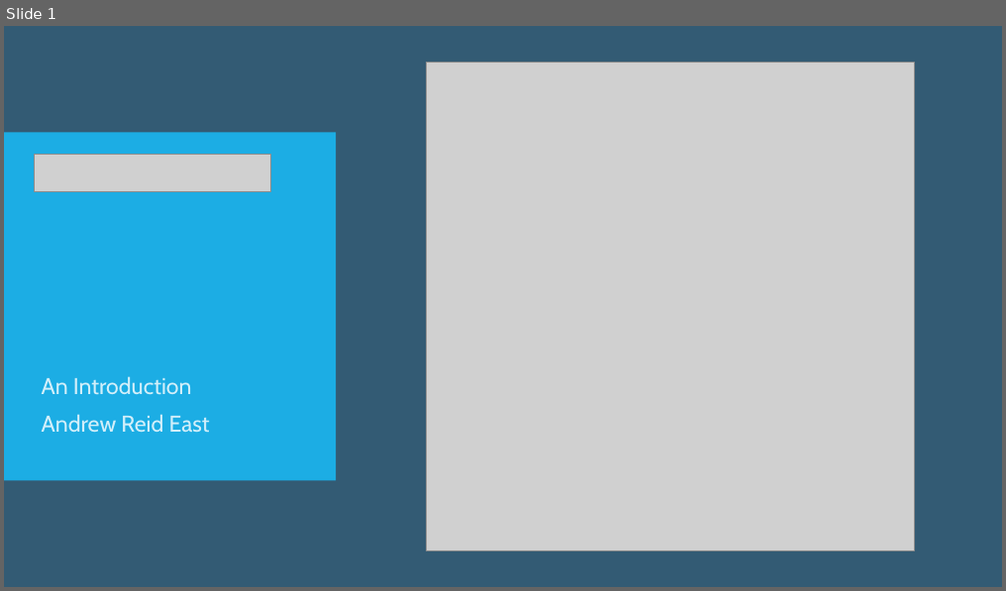
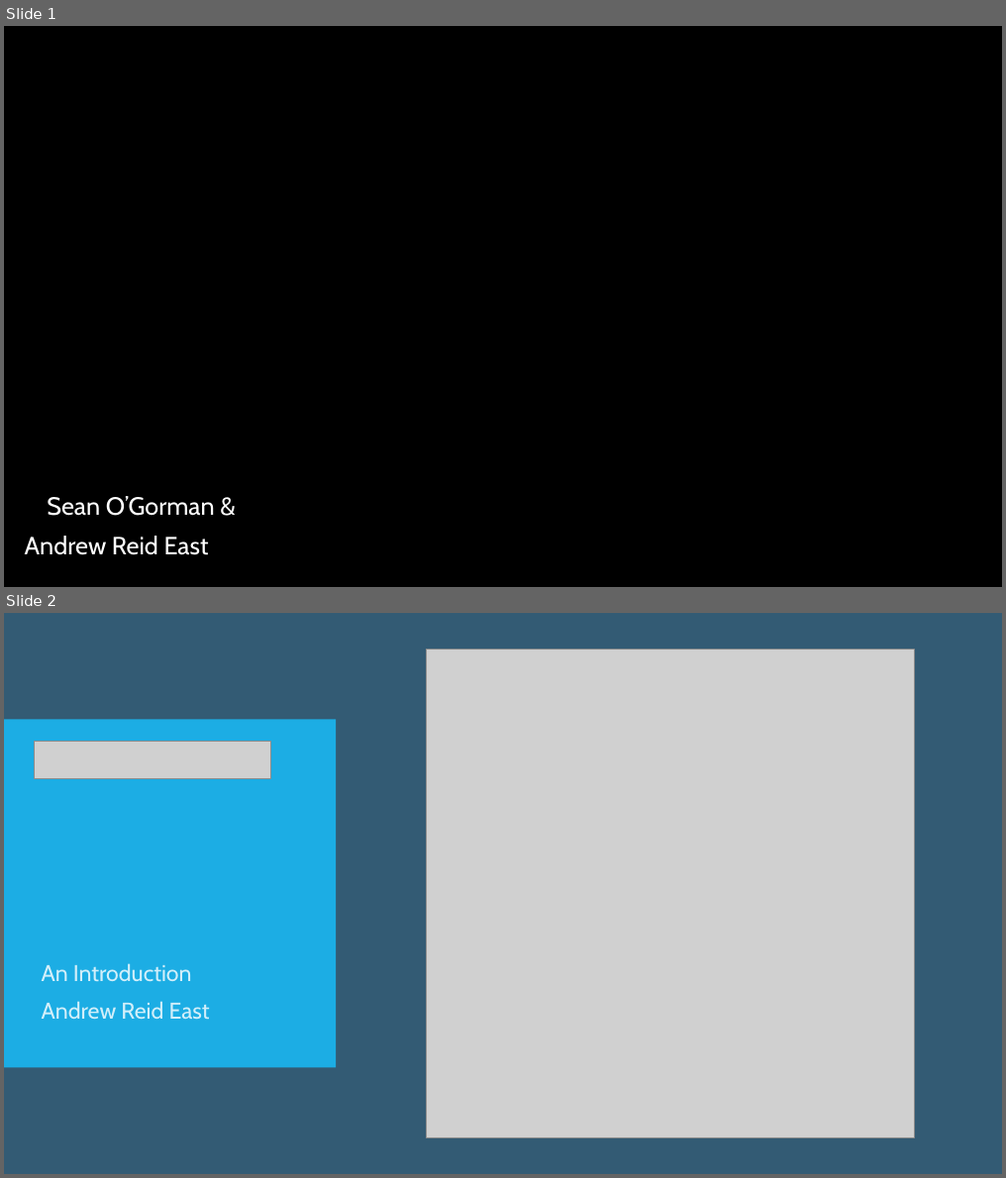
Before and after one commit to reideast/ansible-sandbox, a slide deck: Ansible ABC's and Tower Tips.pptx. Shown one above the other, each under a label of ours: slide 1 before the commit, slides 1 and 2 after it. The pictures are 1006x591 and 1006x1178 pixels, drawn with LibreOffice and Linux fonts; fonts in the diff are those of the drawing; grey boxes stand for pictures; background and template pictures are left out. Boxes give left, top, right and bottom in pixels: in the first picture for what was removed or moved away, otherwise in the second. Text is boxed around its words. In the diff, an @@ line names an element or a change of style, - is before the commit and + after.

```diff
--- a/Ansible ABC's and Tower Tips.pptx
+++ b/Ansible ABC's and Tower Tips.pptx
@@ slide 1 added at [4, 26, 1002, 587], background picture (left out); not listed: 2 template elements that a slide beside it also shows @@
@@ rectangle added at [4, 26, 1002, 587], fill #000000 @@
@@ subtitle added at [25, 496, 215, 556], 24 pt, text #FFFFFF @@
+Sean O’Gorman &
+Andrew Reid East
@@ what was slide 1 is now slide 2 @@
```
Also in this commit, not shown: 20 slides changed.
